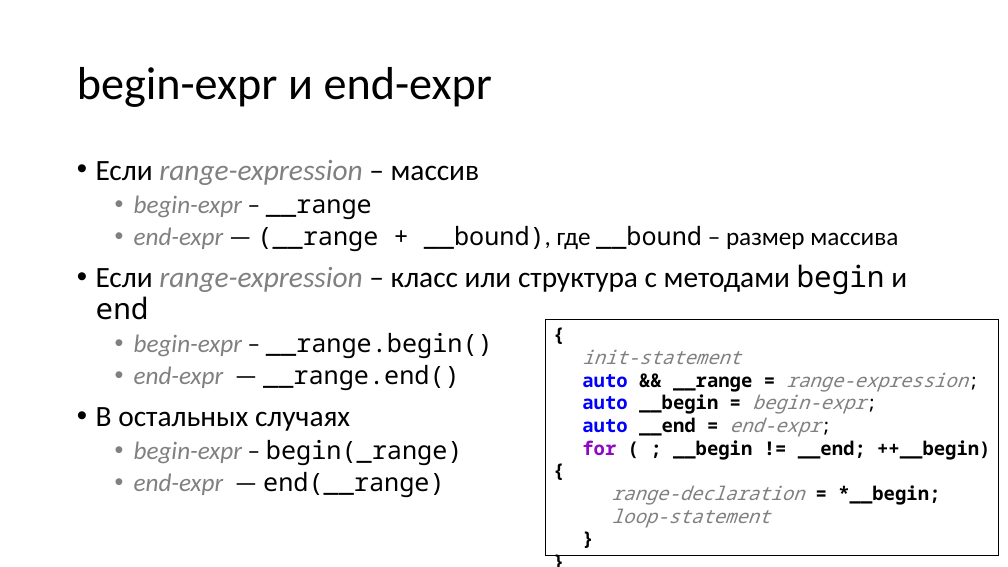
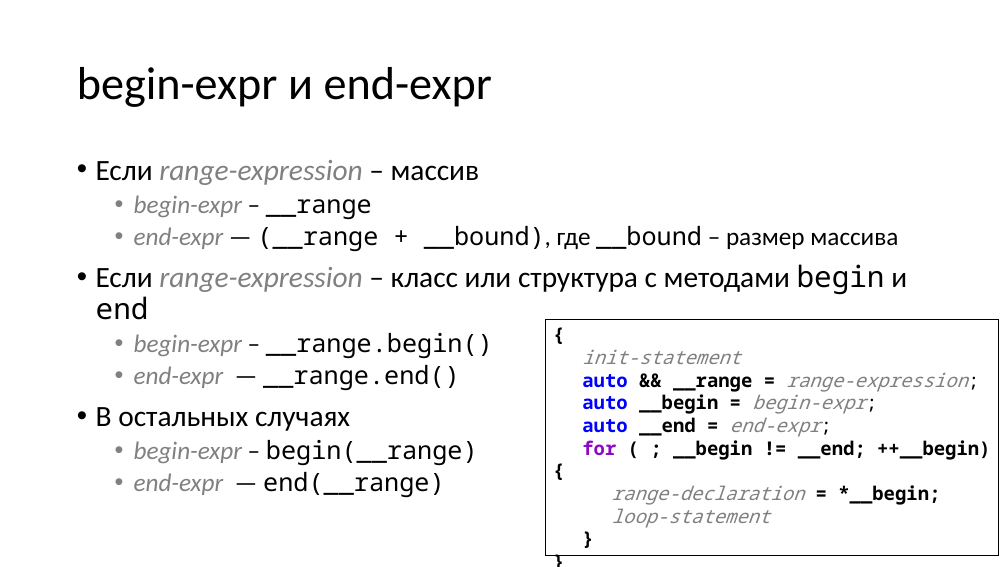
Before and after one commit to alexey-malov/oop, a slide deck: slide 73 of lectures/01/Стандартная библиотека.pptx (slide 71 before the commit). Drawn at 1008x567 pixels with LibreOffice and Linux fonts; fonts in the diff are those of the drawing. Boxes give left, top, right and bottom in pixels: in the first picture for what was removed or moved away, otherwise in the second. Text is boxed around its words. In the diff, an @@ line names an element or a change of style, - is before the commit and + after.

```diff
--- a/lectures/01/Стандартная библиотека.pptx
+++ b/lectures/01/Стандартная библиотека.pptx
@@ text at (x1=134, y1=440, x2=478, y2=465): text changed @@
-  • begin-expr – begin(_range)
+  • begin-expr – begin(__range)
```
Also in this commit, not shown: 7 other slides changed, 2 slides added.
